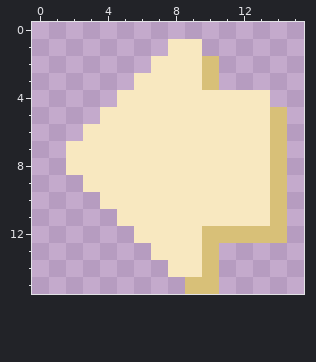
A pixel-art sprite gets an edit: pictures/ui/gui/global/right_arrow.png. That is the earlier state.
The file is 64x64 pixels, drawn in blocks of 4x4; one block is one cell here.
Now the later version:
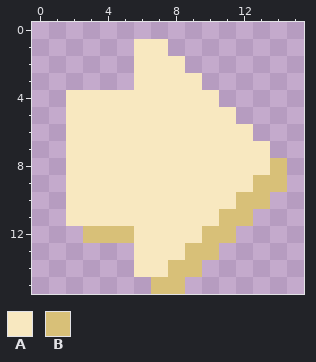
Palette (. is transparent): A #f8e8c0  B #d8c078
The author wrote: [+] Added arrows on edges for large maps
Changes in this commit:
y 1: x 6..9 ..AA -> AA..
y 2: x 6 . -> A; x 9..10 AB -> ..
y 3: x 10 B -> .
y 4: x 2..4 ... -> AAA; x 11..13 AAA -> ...
y 5: x 2..3 .. -> AA; x 12..14 AAB -> ...
y 6: x 2 . -> A; x 13..14 AB -> ..
y 7: x 14 B -> .
y 9: x 2 . -> A; x 13 A -> B
y 10: x 2..3 .. -> AA; x 12..14 AAB -> BB.
y 11: x 2..4 ... -> AAA; x 11..14 AAAB -> BB..
y 12: x 3..5 ... -> BBB; x 12..14 BBB -> ...
y 13: x 6 . -> A; x 9 A -> B
y 14: x 6..10 ..AAB -> AABB.
y 15: x 7..10 ..BB -> BB..
